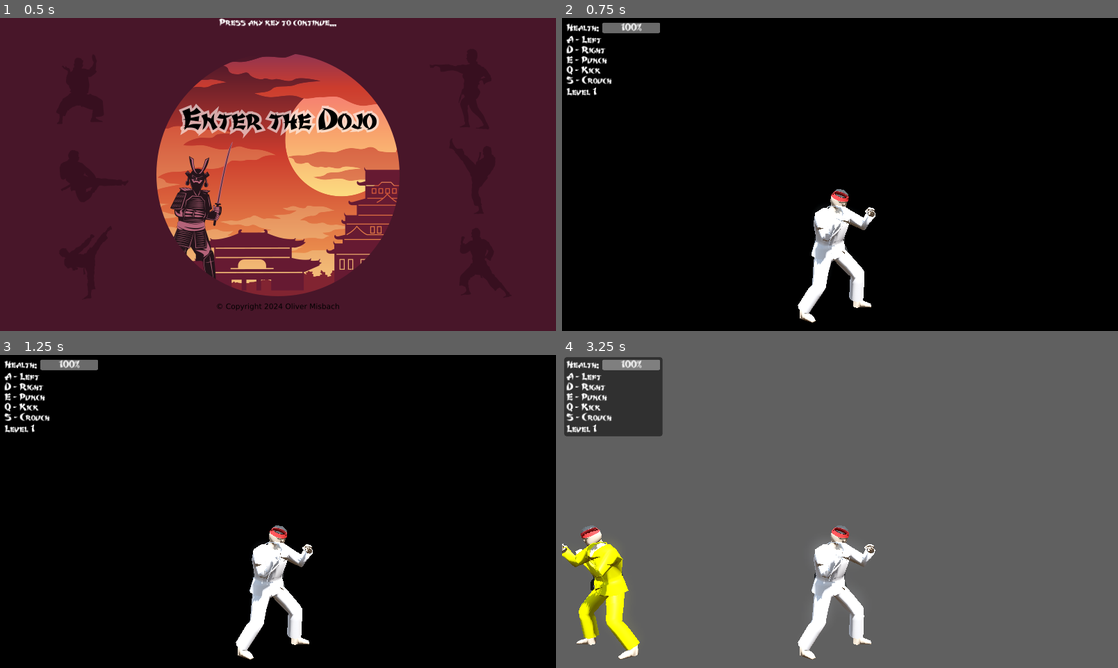
Above: before the commit, frames 1-4 (two rows, left to right).
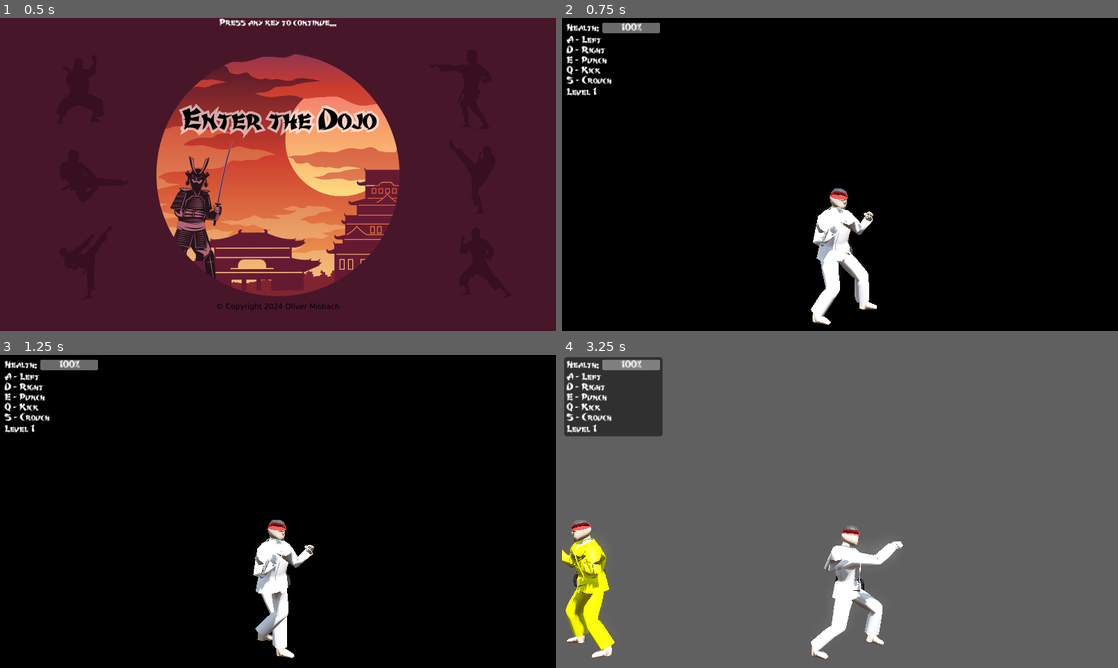
Above: after the commit, the same moments.

Repository: Oliver-Misbach/EnterTheDojo
Game: Godot game, scene res://src/menu/main_menu.tscn
The game is run twice, just before and just after one commit, with the same random seed, the same clock (stepped at 60 frames per second) and the same inputs. The engine's default icon, where the game draws it, is replaced by a stand-in: a white triangle on a blue panel in a dark square.
Inputs:
- Up to frame 1 (0.5 s): no input
- Up to frame 2 (0.75 s): tap Enter at 0.5 s; hold D (right) from 0.53 s (still down); tap S (crouch) at 0.6 s
- Up to frame 3 (1.25 s): keep holding D (right)
- Up to frame 4 (3.25 s): release D (right) at 1.28 s; hold A (left) 1.28-2.03 s; tap S (crouch) at 1.35, 2.3, 3.05 s; hold D (right) from 2.03 s (still down); tap Q (kick) at 2.1 s; tap E (punch) at 2.85 s

Frame 1 is identical in both runs. In frame 2, 2.1% of the frame differs, in the area x 42-57%, y 54-98%; in frame 3, 2.5%; in frame 4, 6.8%, in the area x 0-62%, y 52-98%.
Error before the commit: Parse Error: Cannot find member "SPEED" in base "Character". (res://src/character/state/idle.gd:37)
Error after the commit: Invalid access to property or key 'model_scale' on a base object of type 'Nil'. (res://src/character/character.gd:64)

Commit message:
fix first frame of interface
minor: also move animations from physics to process

Diff:
--- a/src/character/enemy/boss/interface.gd
+++ b/src/character/enemy/boss/interface.gd
@@ -7,5 +7,13 @@
 @onready var progress_bar: ProgressBar = %ProgressBar
 
 
+func _ready() -> void:
+	_update()
+
+
 func _process(_delta: float) -> void:
+	_update()
+
+
+func _update() -> void:
 	progress_bar.value = boss.health
--- a/src/character/state/idle.gd
+++ b/src/character/state/idle.gd
@@ -17,9 +17,25 @@
 	character.velocity.x = 0.0
 
 
-func _physics_update(delta: float) -> void:
-	super._physics_update(delta)
+func _process_frame(delta: float) -> void:
+	super._process_frame(delta)
 
+	_update_animation()
+
+
+func _physics_frame(delta: float) -> void:
+	super._physics_frame(delta)
+
+	#if character.is_on_floor():
+	if character.crouch:
+		character.velocity.x = 0.0
+	else:
+		character.velocity.x = character.movement * character.speed
+
+	_try_attack()
+
+
+func _update_animation() -> void:
 	if character.crouch:
 		character.anim.play(&"idle_crouch")
 	elif is_zero_approx(character.velocity.x):
@@ -30,14 +46,6 @@
 	else:
 		character.anim.play(&"walk_backward")
 
-	#if character.is_on_floor():
-	if character.crouch:
-		character.velocity.x = 0.0
-	else:
-		character.velocity.x = character.movement * Character.SPEED
-
-	_try_attack()
-
 
 func _try_attack() -> void:
 	if character.punch or character.kick:
--- a/src/level/debug_boss_only.tscn
+++ b/src/level/debug_boss_only.tscn
@@ -1,9 +1,5 @@
-[gd_scene load_steps=3 format=3 uid="uid://dpa3cqwsjrh5j"]
+[gd_scene load_steps=2 format=3 uid="uid://dpa3cqwsjrh5j"]
 
 [ext_resource type="PackedScene" uid="uid://csq0r4i000xch" path="res://src/world/world.tscn" id="1_07ipg"]
-[ext_resource type="Texture2D" uid="uid://u56fn0gs47h0" path="res://assets/Floor1.png" id="2_8egcc"]
 
 [node name="DebugBossOnly" instance=ExtResource("1_07ipg")]
-
-[node name="Sprite2D" parent="Background" index="0"]
-texture = ExtResource("2_8egcc")
--- a/src/level/debug_empty.tscn
+++ b/src/level/debug_empty.tscn
@@ -1,12 +1,8 @@
-[gd_scene load_steps=3 format=3 uid="uid://c8so6f73lvass"]
+[gd_scene load_steps=2 format=3 uid="uid://c8so6f73lvass"]
 
 [ext_resource type="PackedScene" uid="uid://csq0r4i000xch" path="res://src/world/world.tscn" id="1_w30c4"]
-[ext_resource type="Texture2D" uid="uid://u56fn0gs47h0" path="res://assets/Floor1.png" id="2_sj7iw"]
 
 [node name="DebugEmpty" instance=ExtResource("1_w30c4")]
 
-[node name="EnemySpawner" parent="." index="3"]
+[node name="EnemySpawner" parent="." index="4"]
 max_enemies = 0
-
-[node name="Sprite2D" parent="Background" index="0"]
-texture = ExtResource("2_sj7iw")
--- a/src/level/level2.tscn
+++ b/src/level/level2.tscn
@@ -7,7 +7,7 @@
 
 [node name="Level 2" instance=ExtResource("1_jhhjc")]
 
-[node name="EnemySpawner" parent="." index="3"]
+[node name="EnemySpawner" parent="." index="4"]
 types = Array[PackedScene]([ExtResource("2_u8upv"), ExtResource("3_x00qo")])
 
 [node name="Sprite2D" parent="Background" index="0"]
--- a/src/state_machine/state.gd
+++ b/src/state_machine/state.gd
@@ -17,9 +17,9 @@
 	pass
 
 
-func _idle_update(_delta: float) -> void:
+func _process_frame(_delta: float) -> void:
 	pass
 
 
-func _physics_update(_delta: float) -> void:
+func _physics_frame(_delta: float) -> void:
 	pass
--- a/src/state_machine/state_machine.gd
+++ b/src/state_machine/state_machine.gd
@@ -19,11 +19,11 @@
 
 
 func _process(delta: float) -> void:
-	current._idle_update(delta)
+	current._process_frame(delta)
 
 
 func _physics_process(delta: float) -> void:
-	current._physics_update(delta)
+	current._physics_frame(delta)
 
 
 func _set_state(state: State) -> void:
--- a/src/world/interface/interface.gd
+++ b/src/world/interface/interface.gd
@@ -8,6 +8,14 @@
 @onready var level_name: Label = %LevelName
 
 
+func _ready() -> void:
+	_update()
+
+
 func _process(_delta: float) -> void:
+	_update()
+
+
+func _update() -> void:
 	health_bar.value = world.player.health
 	level_name.text = world.name
